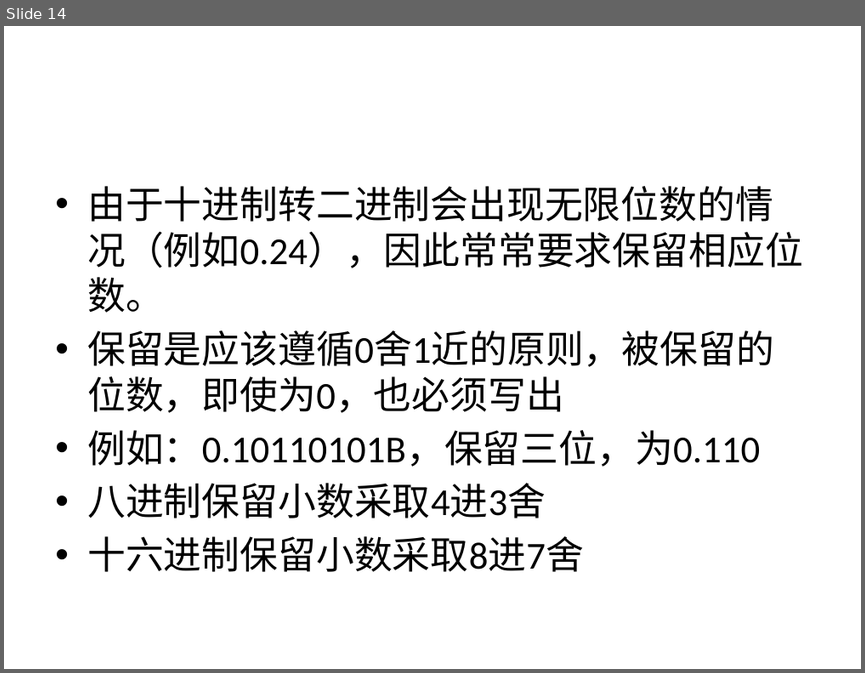
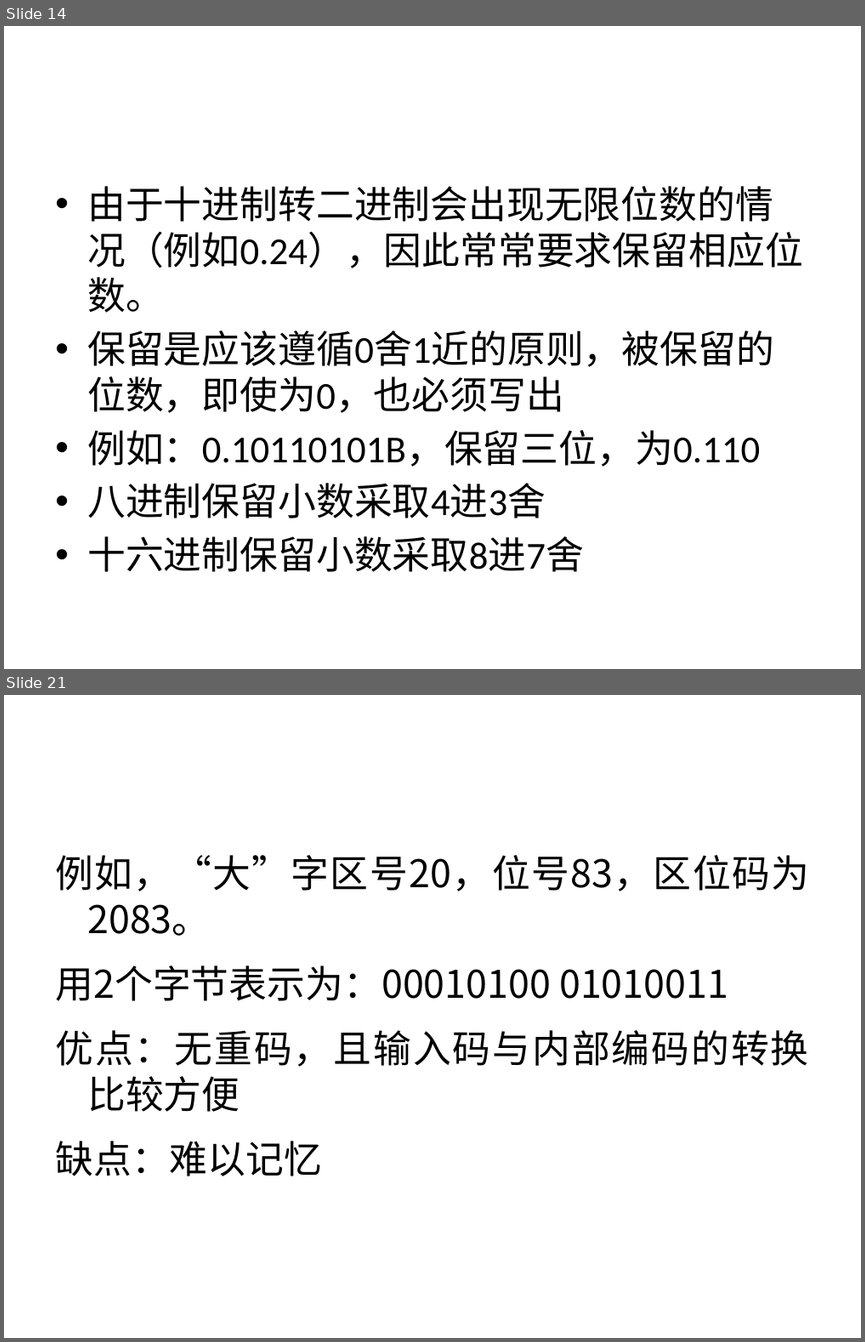
Before and after one commit to sans123wx/class, a slide deck: 计算机应用基础/第1章计算机基础/第1章复习.pptx. Shown one above the other, each under a label of ours: slide 14 before the commit, slides 14 and 21 after it; the slides between them are not shown. The pictures are 865x673 and 865x1342 pixels, drawn with LibreOffice and Linux fonts; fonts in the diff are those of the drawing. Boxes give left, top, right and bottom in pixels: in the first picture for what was removed or moved away, otherwise in the second. Text is boxed around its words. In the diff, an @@ line names an element or a change of style, - is before the commit and + after.

```diff
--- a/计算机应用基础/第1章计算机基础/第1章复习.pptx
+++ b/计算机应用基础/第1章计算机基础/第1章复习.pptx
@@ slide 21 added at (x1=4, y1=695, x2=861, y2=1338), background #FFFFFF @@
@@ text added at (x1=55, y1=855, x2=809, y2=1176), 32 pt, text #000000 @@
+例如，“大”字区号20，位号83，区位码为2083。
+用2个字节表示为：00010100 01010011
+优点：无重码，且输入码与内部编码的转换比较方便
+缺点：难以记忆
```
Also in this commit, not shown: 7 other slides added.
